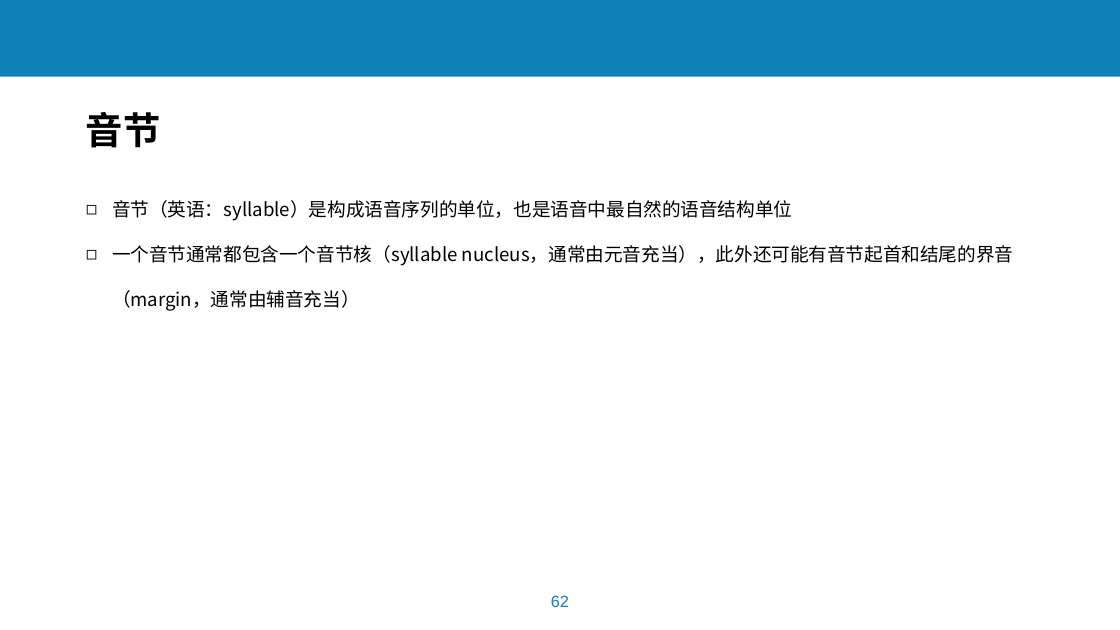
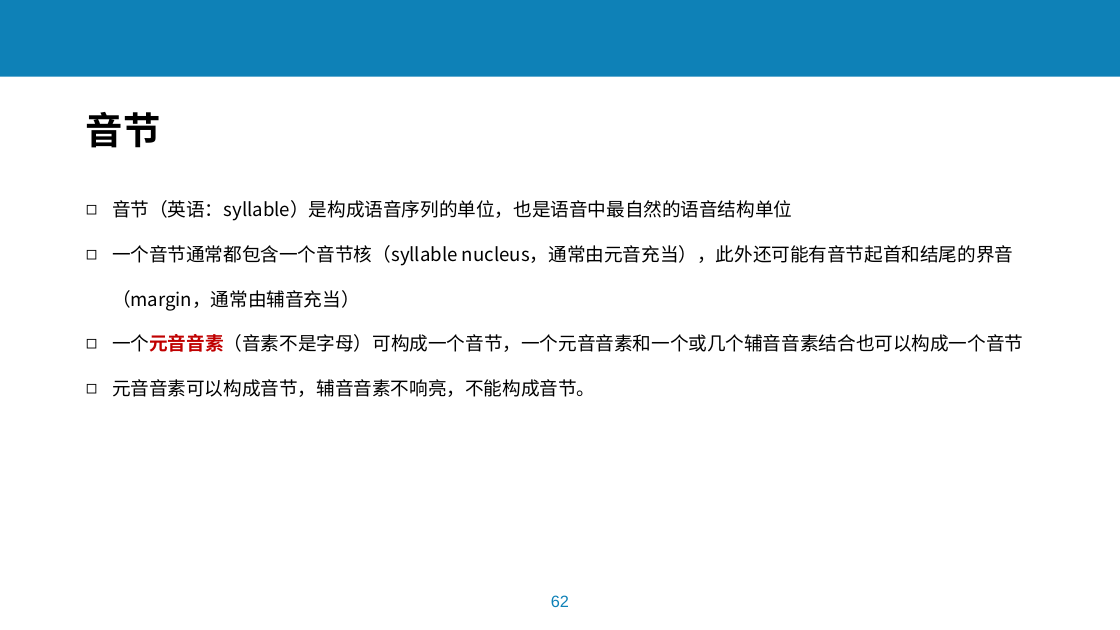
Before and after one commit to lchmoxing/audio_tsm_test, a slide deck: slide 62 of documents/基于音频预处理过程的语音识别系统攻击3.0.pptx. Drawn at 1120x630 pixels with LibreOffice and Linux fonts; fonts in the diff are those of the drawing; background and template pictures are left out. Boxes give left, top, right and bottom in pixels: in the first picture for what was removed or moved away, otherwise in the second. Text is boxed around its words. In the diff, an @@ line names an element or a change of style, - is before the commit and + after.

Commit message:
ppt 3.0

```diff
--- a/documents/基于音频预处理过程的语音识别系统攻击3.0.pptx
+++ b/documents/基于音频预处理过程的语音识别系统攻击3.0.pptx
@@ text at (112, 334, 1023, 397): paragraphs added @@
+◻ 一个元音音素（音素不是字母）可构成一个音节，一个元音音素和一个或几个辅音音素结合也可以构成一个音节
+◻ 元音音素可以构成音节，辅音音素不响亮，不能构成音节。
```
Also in this commit, not shown: 9 slides added.
